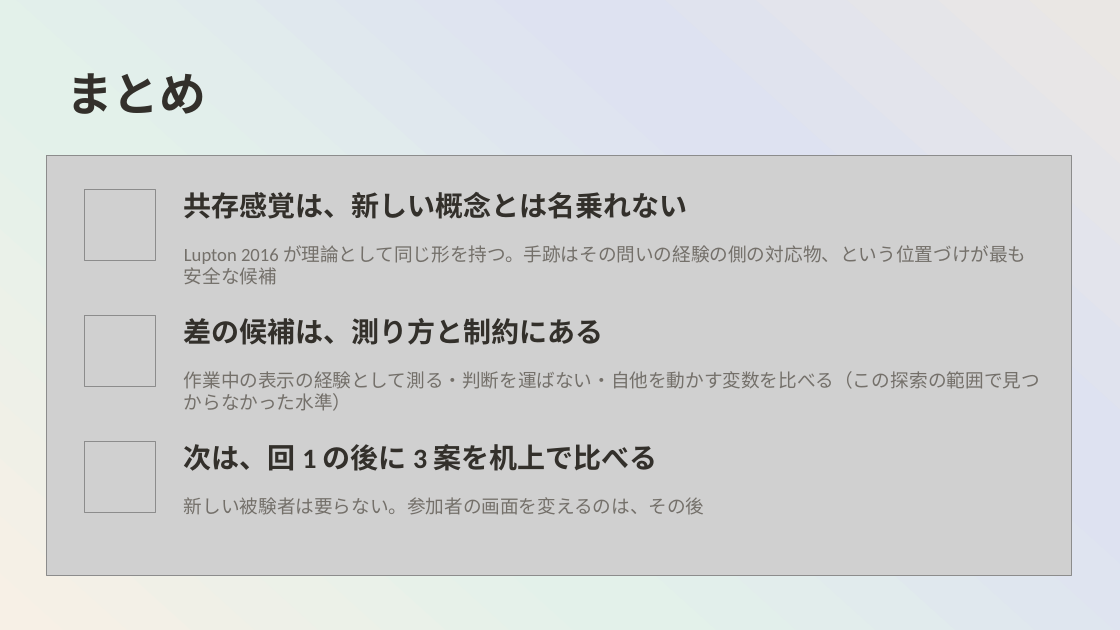
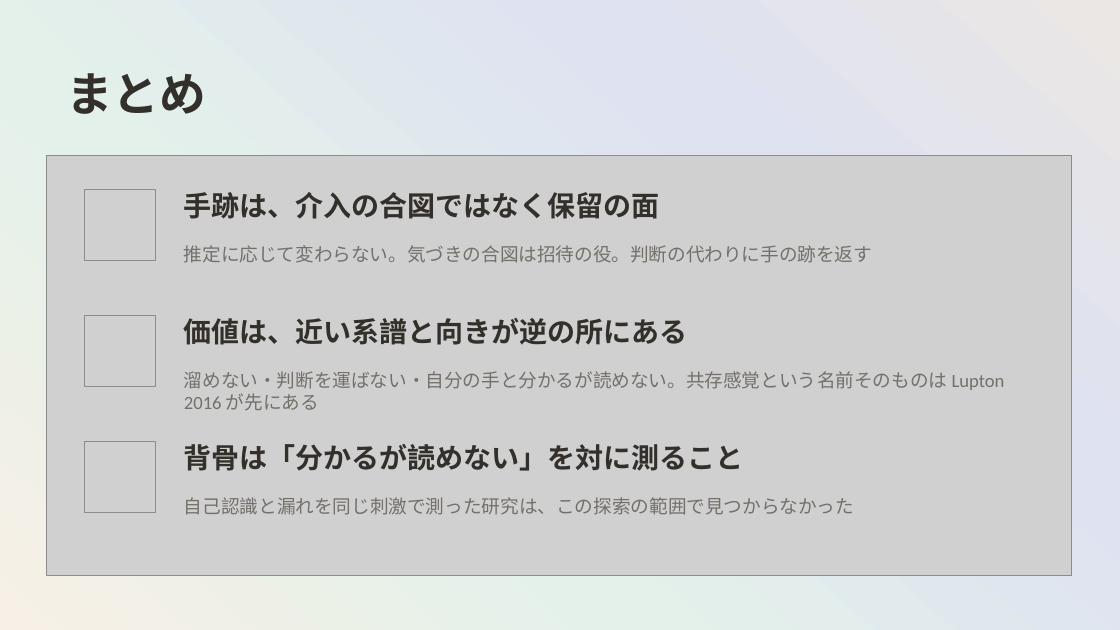
Before and after one commit to mikotomiura/GSE-prototype, a slide deck: slide 30 of docs/slides/project-overview/GSE_handmark_design.pptx (slide 23 before the commit). Drawn at 1120x630 pixels with LibreOffice and Linux fonts; fonts in the diff are those of the drawing; grey boxes stand for pictures; background and template pictures are left out. Boxes give left, top, right and bottom in pixels: in the first picture for what was removed or moved away, otherwise in the second. Text is boxed around its words. In the diff, an @@ line names an element or a change of style, - is before the commit and + after.

```diff
--- a/docs/slides/project-overview/GSE_handmark_design.pptx
+++ b/docs/slides/project-overview/GSE_handmark_design.pptx
@@ text at <box>184,192,660,219</box>: text changed @@
-共存感覚は、新しい概念とは名乗れない
+手跡は、介入の合図ではなく保留の面
@@ text at <box>184,245,872,263</box>: text changed @@
-Lupton 2016 が理論として同じ形を持つ。手跡はその問いの経験の側の対応物、という位置づけが最も安全な候補
+推定に応じて変わらない。気づきの合図は招待の役。判断の代わりに手の跡を返す
@@ text at <box>184,318,688,345</box>: text changed @@
-差の候補は、測り方と制約にある
+価値は、近い系譜と向きが逆の所にある
@@ text at <box>184,371,1005,410</box>: text changed @@
-作業中の表示の経験として測る・判断を運ばない・自他を動かす変数を比べる（この探索の範囲で見つからなかった水準）
+溜めない・判断を運ばない・自分の手と分かるが読めない。共存感覚という名前そのものは Lupton 2016 が先にある
@@ text at <box>184,444,744,471</box>: text changed @@
-次は、回 1 の後に 3 案を机上で比べる
+背骨は「分かるが読めない」を対に測ること
@@ text at <box>184,497,854,515</box>: text changed @@
-新しい被験者は要らない。参加者の画面を変えるのは、その後
+自己認識と漏れを同じ刺激で測った研究は、この探索の範囲で見つからなかった
```
Also in this commit, not shown: 4 other slides changed, 7 slides added, 6 other files.
